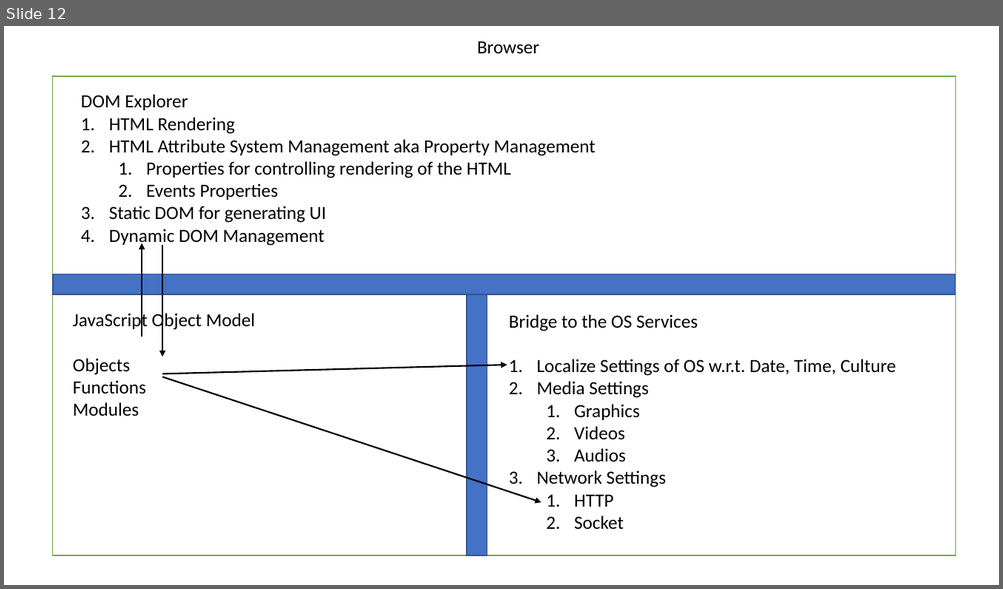
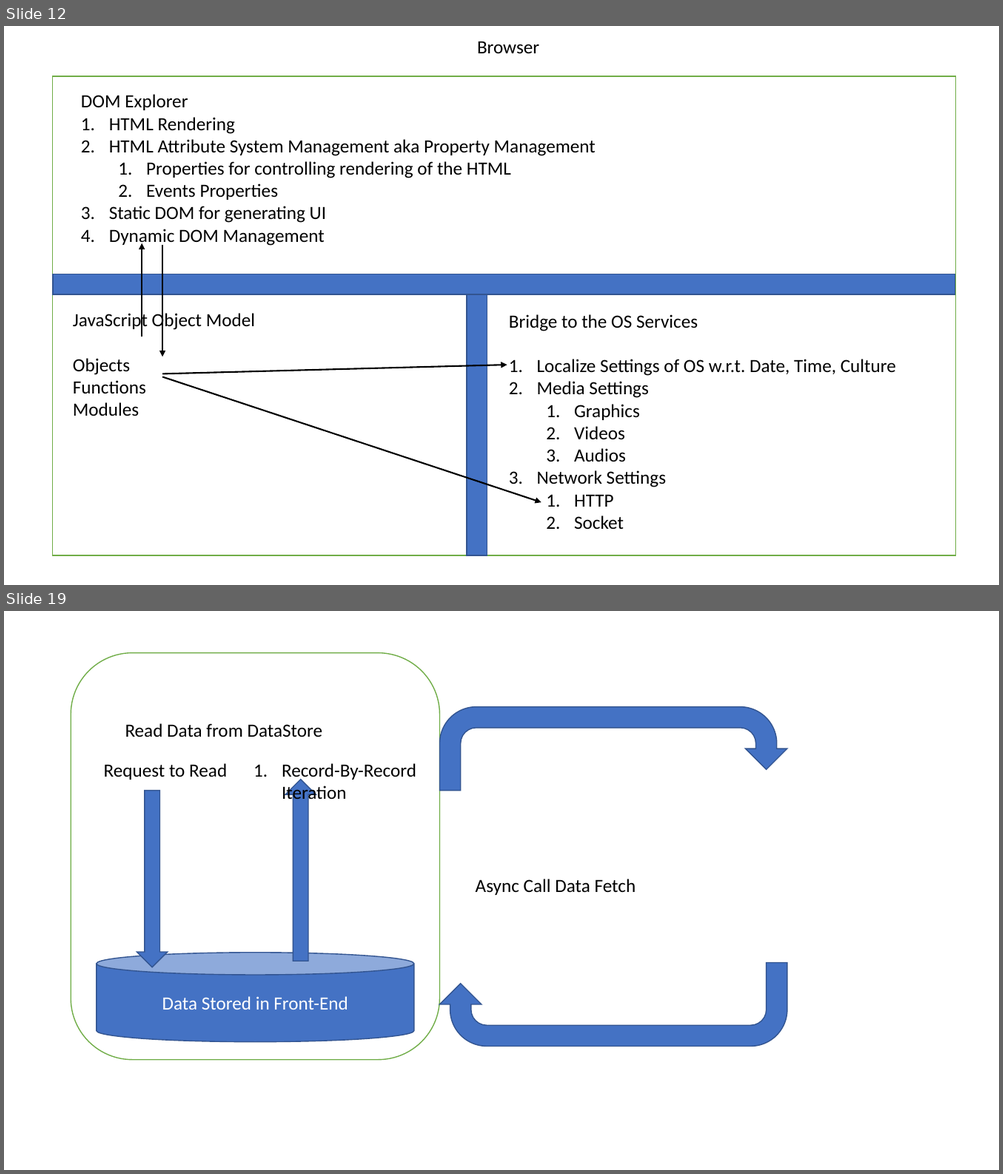
Before and after one commit to maheshsabnis/blazemarch2021, a slide deck: SpotPPTs.pptx. Shown one above the other, each under a label of ours: slide 12 before the commit, slides 12 and 19 after it; the slides between them are not shown. The pictures are 1003x589 and 1003x1174 pixels, drawn with LibreOffice and Linux fonts; fonts in the diff are those of the drawing. Boxes give left, top, right and bottom in pixels: in the first picture for what was removed or moved away, otherwise in the second. Text is boxed around its words. In the diff, an @@ line names an element or a change of style, - is before the commit and + after.

```diff
--- a/SpotPPTs.pptx
+++ b/SpotPPTs.pptx
@@ slide 19 added at box(4, 611, 999, 1170), background #FFFFFF @@
@@ rounded rectangle added at box(71, 652, 440, 1060), fill #FFFFFF, outline #70AD47 1 pt @@
@@ uturn arrow added at box(440, 707, 788, 791), fill #4472C4, outline #325491 1 pt @@
@@ text added at box(125, 723, 323, 738), 18 pt, text #000000 @@
+Read Data from DataStore
@@ text added at box(104, 763, 227, 780), 18 pt, text #000000 @@
+Request to Read
@@ text added at box(282, 763, 416, 803), 18 pt, text #000000 @@
+1. Record-By-Record Iteration
@@ up arrow added at box(285, 780, 316, 962), fill #4472C4, outline #325491 1 pt @@
@@ down arrow added at box(136, 791, 168, 968), fill #4472C4, outline #325491 1 pt @@
@@ text added at box(475, 879, 636, 895), 18 pt, text #000000 @@
+Async Call Data Fetch
@@ cylinder added at box(96, 953, 415, 1042), fill #4472C4, outline #325491 1 pt, 18 pt, text #FFFFFF @@
+Data Stored in Front-End
@@ uturn arrow added at box(440, 963, 788, 1047), fill #4472C4, outline #325491 1 pt @@
```
Also in this commit, not shown: 7 other slides added, 30 other files.
